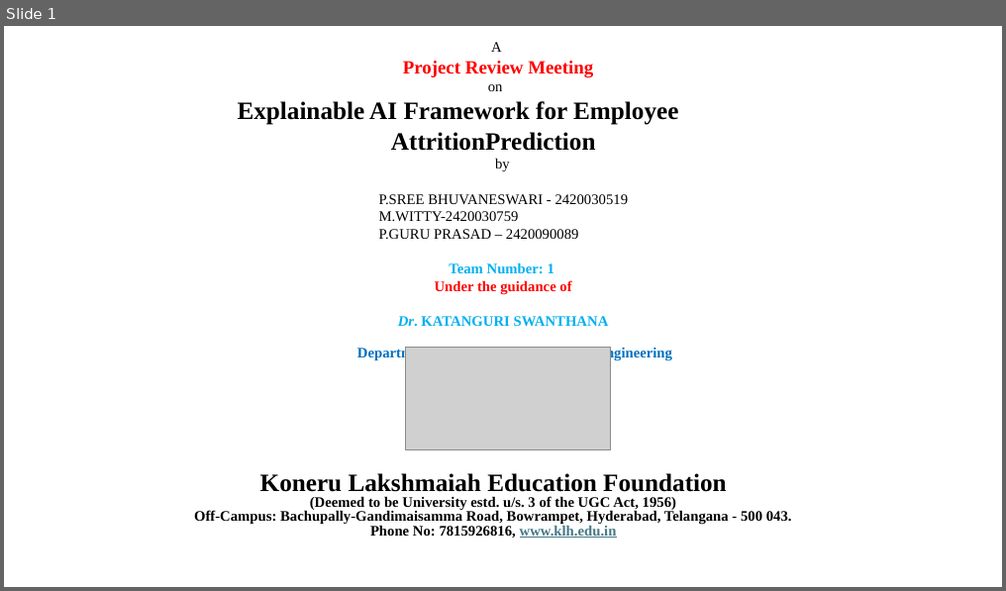
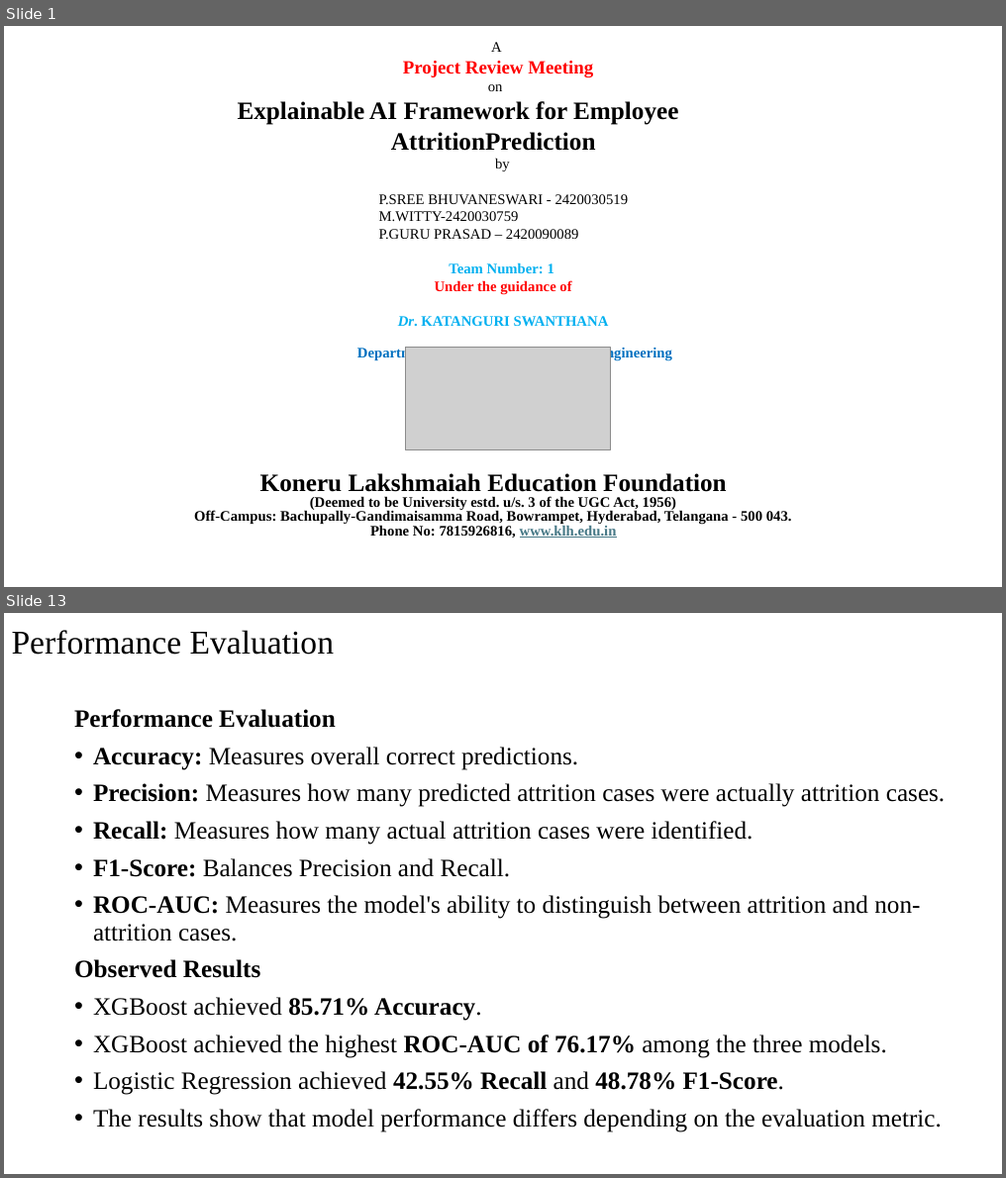
Before and after one commit to BHUVANA1007/KLH-CSE-2024-2420030519-Explainable-AI-Framework-for-Employee-Attrition-Prediction, a slide deck: docs/Presentation.pptx. Shown one above the other, each under a label of ours: slide 1 before the commit, slides 1 and 13 after it; the slides between them are not shown. The pictures are 1006x591 and 1006x1178 pixels, drawn with LibreOffice and Linux fonts; fonts in the diff are those of the drawing; grey boxes stand for pictures. Boxes give left, top, right and bottom in pixels: in the first picture for what was removed or moved away, otherwise in the second. Text is boxed around its words. In the diff, an @@ line names an element or a change of style, - is before the commit and + after.

Commit message:
Add employee attrition prediction ML and XAI implementation

```diff
--- a/docs/Presentation.pptx
+++ b/docs/Presentation.pptx
@@ slide 13 added at (4, 613, 1002, 1174), background #FFFFFF @@
@@ title added at (12, 630, 334, 655), 32 pt, text #000000 @@
+Performance Evaluation
@@ text added at (74, 709, 944, 1133), 24 pt, text #000000 @@
+Performance Evaluation
+• Accuracy: Measures overall correct predictions.
+• Precision: Measures how many predicted attrition cases were actually attrition cases.
+• Recall: Measures how many actual attrition cases were identified.
+• F1-Score: Balances Precision and Recall.
+• ROC-AUC: Measures the model's ability to distinguish between attrition and non-attrition cases.
+Observed Results
+• XGBoost achieved 85.71% Accuracy.
+• XGBoost achieved the highest ROC-AUC of 76.17% among the three models.
+• Logistic Regression achieved 42.55% Recall and 48.78% F1-Score.
+• The results show that model performance differs depending on the evaluation metric.
```
Also in this commit, not shown: 5 slides changed, 9 other slides added, 7 slides removed, 35 other files.
